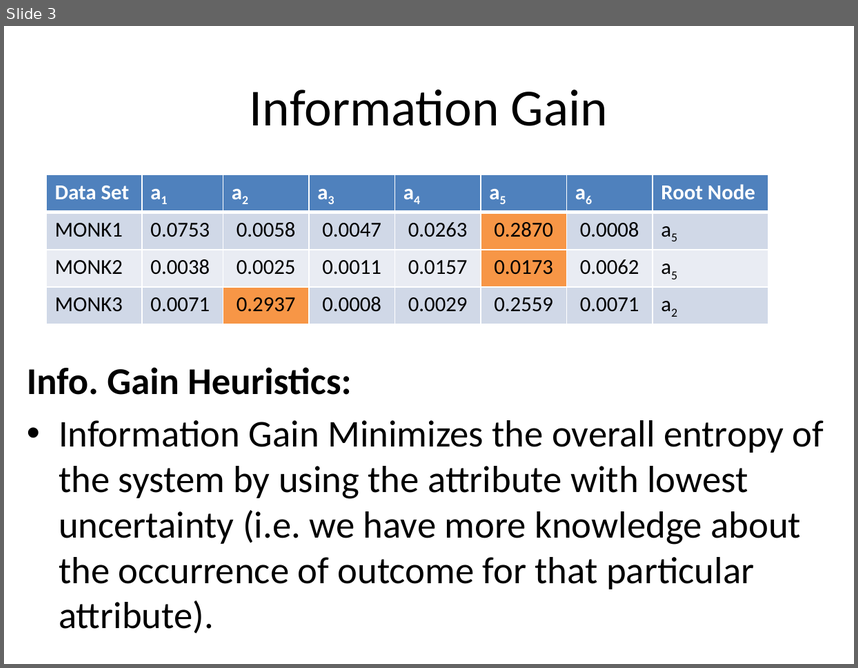
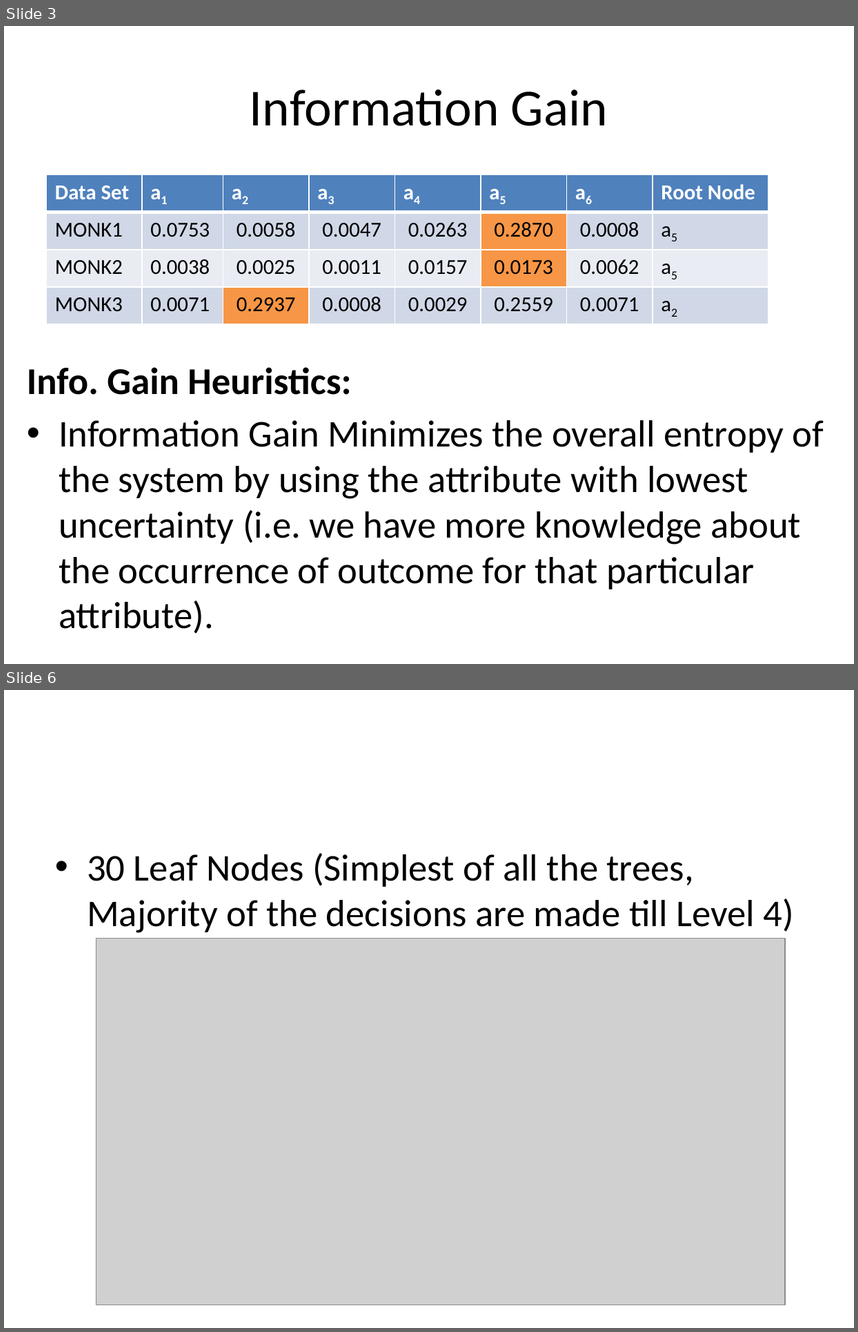
Before and after one commit to BilalAkhtar88/Machine-Learning, a slide deck: Assignment1/Assignment.pptx. Shown one above the other, each under a label of ours: slide 3 before the commit, slides 3 and 6 after it; the slides between them are not shown. The pictures are 858x668 and 858x1332 pixels, drawn with LibreOffice and Linux fonts; fonts in the diff are those of the drawing; grey boxes stand for pictures. Boxes give left, top, right and bottom in pixels: in the first picture for what was removed or moved away, otherwise in the second. Text is boxed around its words. In the diff, an @@ line names an element or a change of style, - is before the commit and + after.

```diff
--- a/Assignment1/Assignment.pptx
+++ b/Assignment1/Assignment.pptx
@@ slide 6 added at [4, 690, 854, 1328], background #FFFFFF @@
@@ text added at [87, 853, 794, 933], 32 pt, text #000000 @@
+• 30 Leaf Nodes (Simplest of all the trees, Majority of the decisions are made till Level 4)
@@ picture added at [96, 938, 784, 1305] @@
```
Also in this commit, not shown: 2 other slides added, 4 other files.
